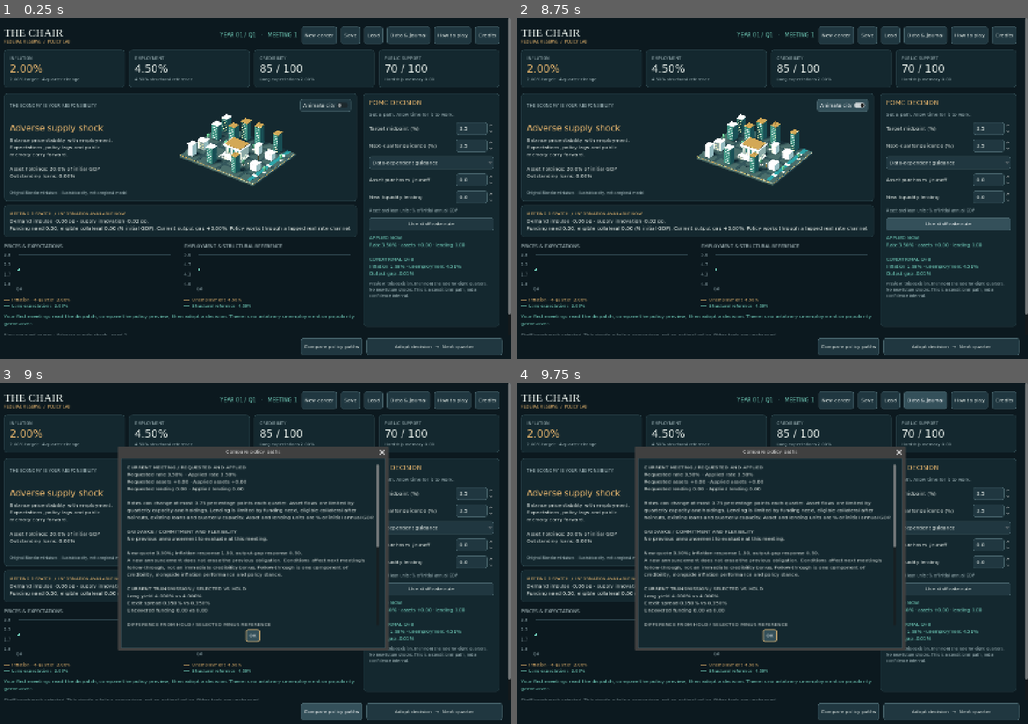
Above: before the commit, frames 1-4 (two rows, left to right).
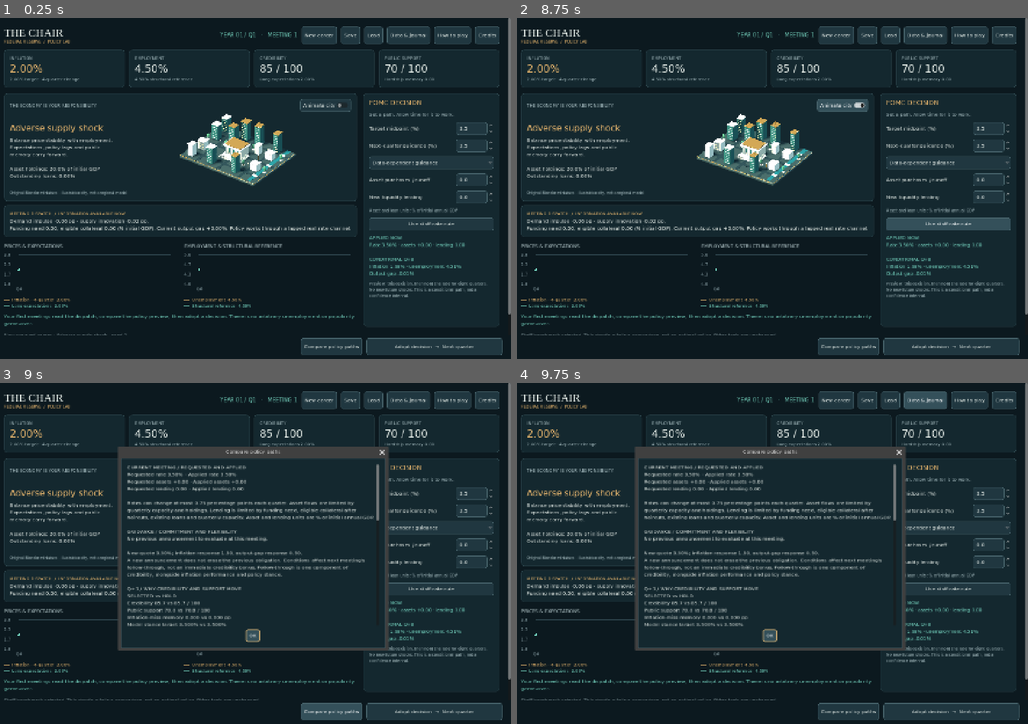
Above: after the commit, the same moments.

Repository: ihearttokyo/fed-chairman-game
Game: Godot game, scene res://main.tscn
Same seed, same stepped clock (60 frames per second), same inputs: the game is played once before the commit and once after it.
Inputs:
- Up to frame 1 (0.25 s): no input
- Up to frame 2 (8.75 s): click "How to play" at 0.5 s; click "New career" at 1.25 s; click "New career" at 2 s; click "Adopt decision → Next quarter" at 2.75 s; click "Adopt decision → Next quarter" at 3.5 s; click "OK" at 4.25 s; click "Data & journal" at 5 s; click "OK" at 5.75 s; click "Animate city" at 6.5 s; click "Data-dependent guidance" at 7.25 s; click "Use staff rate rule" at 8 s
- Up to frame 3 (9 s): click "Compare policy paths" at 8.75 s
- Up to frame 4 (9.75 s): click "Data & journal" at 9.5 s

Frames 1-2 are identical in both runs. In frame 3, 0.8% of the frame differs, in the area x 24-75%, y 40-72%; in frame 4, 0.8%.

Commit message:
Expose paired credibility and public-support drivers

Diff:
--- a/game/play/main.gd
+++ b/game/play/main.gd
@@ -393,6 +393,8 @@
 	else:
 		text += "No previous announcement to evaluate at this meeting.\n"
 	text += "\nNew quote %.2f%%; inflation response %.2f, output-gap response %.2f.\nA new announcement does not erase the …(318 unchanged characters)…
+	text += "Q+1 / WHY CREDIBILITY AND SUPPORT MOVE\nSELECTED vs HOLD\nCredibility %.1f vs %.1f / 100\nPublic support %.1f vs %.1f / 100\nInflation-miss memory %.3f vs %.3f pp\nModel stance target %.3f%% vs %.3f%%\nApplied-rate distance %.3f vs %.3f pp\nPrior-promise follow-through %.1f vs %.1f / 100\nCurrent hardship %.3f vs %.3f support points\nHardship memory %.3f vs %.3f support points\n\n" % [100 * first.credibility, 100 * reference.credibility, first.public_support, reference.public_support, first.inflation_miss_memory_pct, reference.inflation_miss_memory_pct, first.reaction_function_target_pct, reference.reaction_function_target_pct, abs(first.policy_rate_pct - first.reaction_function_target_pct), abs(reference.policy_rate_pct - reference.reaction_function_target_pct), 100 * first.guidance_followthrough_score, 100 * reference.guidance_followthrough_score, first.current_hardship, reference.current_hardship, first.public_hardship_memory, reference.public_hardship_memory]
+	text += "Credibility combines 40%% inflation performance, 40%% stance, 20%% follow-through. Larger remembered inflation misses and applied-rate distances lower the first two components. Inflation memory and the stance target use the information available before this decision. Without a prior announcement, follow-through is neutral. Credibility closes %.0f%% of the distance to its combined score each quarter.\n\nPublic support closes %.0f%% of the distance to its hardship-implied level each quarter. Current inflation/deflation and employment hardship reduce that level; weighted hardship memory prolongs the effect after conditions improve. These scores and the stance rule are game assumptions, not an optimal policy or a measured institutional reputation.\n\n" % [100 * career.params.credibility_adjustment, 100 * career.params.public_support_adjustment]
 	text += "CURRENT TRANSMISSION / SELECTED VS HOLD\nLong yield %.3f%% vs %.3f%%\nCredit spread %.3f%% vs %.3f%%\nUncover …(219 unchanged characters)…
 	text += "DIFFERENCE FROM HOLD / SELECTED MINUS REFERENCE\n"
 	for index in [0, 3, 7]:
--- a/game/tests/ui_test.gd
+++ b/game/tests/ui_test.gd
@@ -114,6 +114,21 @@
 		check(report.contains("Applied lending %.2f" % selected.states[0].liquidity_applied_pct_initial_gdp), "briefing shows collateral-constrained lending")
 		check(report.contains("Inflation %+.3f pp" % (selected.states[7].four_quarter_inflation_pct - held.states[7].four_quarter_inflation_pct)), "comparison uses the actual paired Q8 paths")
 		check(report.contains("Credibility %.1f vs %.1f" % [100 * selected.states[7].credibility, 100 * held.states[7].credibility]), "comparison exposes credibility consequences")
+		for staged_rate in [8.0, game.career.state.policy_rate_pct]:
+			game.rate.value = staged_rate
+			selected = game.career.forecast(game._policy())
+			var first: Dictionary = selected.states[0]
+			var reference: Dictionary = held.states[0]
+			var diagnostics: String = game._decision_briefing()
+			check(diagnostics.contains("Q+1 / WHY CREDIBILITY AND SUPPORT MOVE"), "comparison identifies the diagnostic horizon")
+			check(diagnostics.contains("Credibility %.1f vs %.1f / 100\nPublic support %.1f vs %.1f / 100" % [100 * first.credibility, 100 * reference.credibility, first.public_support, reference.public_support]), "diagnostics show paired first-quarter scores")
+			check(diagnostics.contains("Inflation-miss memory %.3f vs %.3f pp" % [first.inflation_miss_memory_pct, reference.inflation_miss_memory_pct]), "diagnostics show the model's inflation memory")
+			check(diagnostics.contains("Model stance target %.3f%% vs %.3f%%\nApplied-rate distance %.3f vs %.3f pp" % [first.reaction_function_target_pct, reference.reaction_function_target_pct, abs(first.policy_rate_pct - first.reaction_function_target_pct), abs(reference.policy_rate_pct - reference.reaction_function_target_pct)]), "diagnostics show the target and applied rather than requested stance")
+			check(diagnostics.contains("Prior-promise follow-through %.1f vs %.1f / 100" % [100 * first.guidance_followthrough_score, 100 * reference.guidance_followthrough_score]), "diagnostics show paired follow-through")
+			check(diagnostics.contains("Current hardship %.3f vs %.3f support points\nHardship memory %.3f vs %.3f support points" % [first.current_hardship, reference.current_hardship, first.public_hardship_memory, reference.public_hardship_memory]), "diagnostics distinguish current hardship from memory")
+			check(diagnostics.contains("40% inflation performance, 40% stance, 20% follow-through") and diagnostics.contains("game assumptions, not an optimal policy or a measured institutional reputation"), "diagnostics disclose weights and interpretation limits")
+			check(game.career.payload() == preserved and game.rate.value == staged_rate, "diagnostics cannot alter the career or staged controls")
+		game.rate.value = 8.0
 		check(report.contains("no new asset flows or loans") and report.contains("same current shock"), "reference policy and shock assumptions are explicit")
 		check(game.career.payload() == preserved and game.rate.value == 8.0, "comparison cannot alter the career or controls")
 		game.career.shocks[6].demand_shock_pct = 10.0
Not shown, changed: game/README.md
